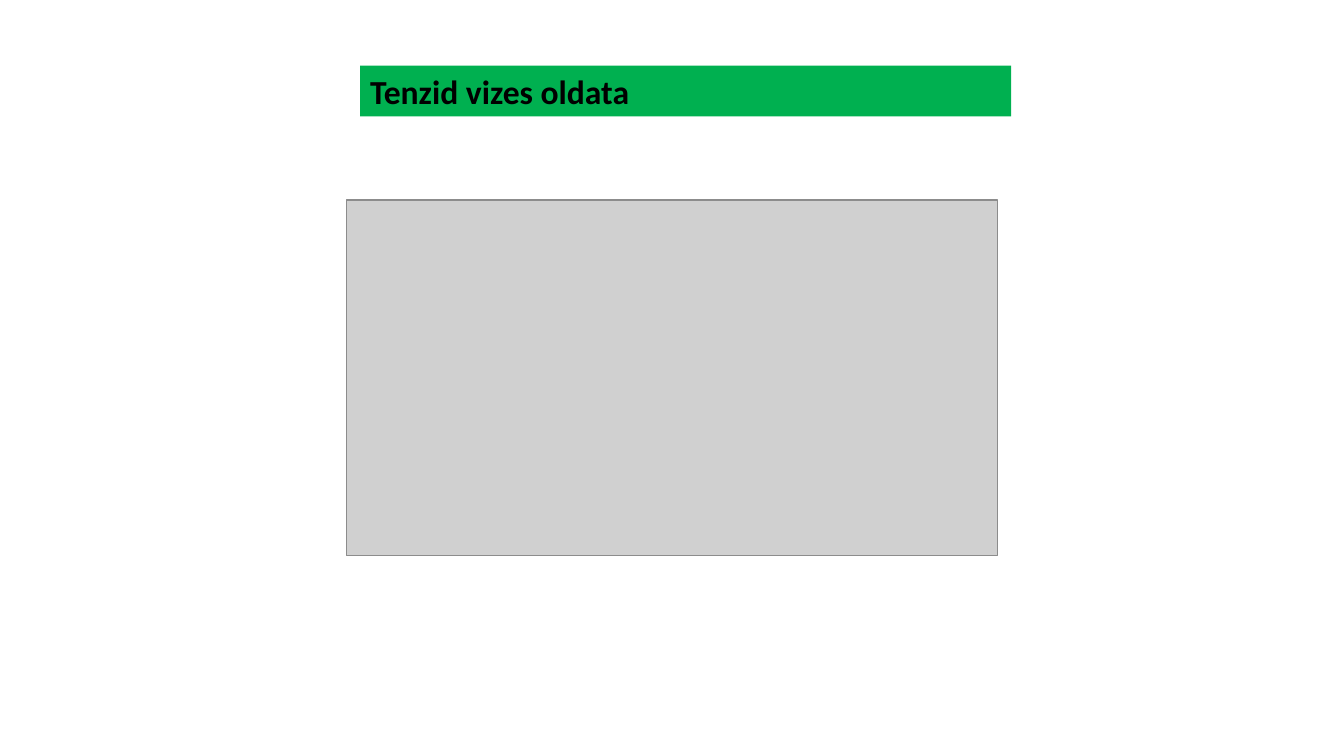
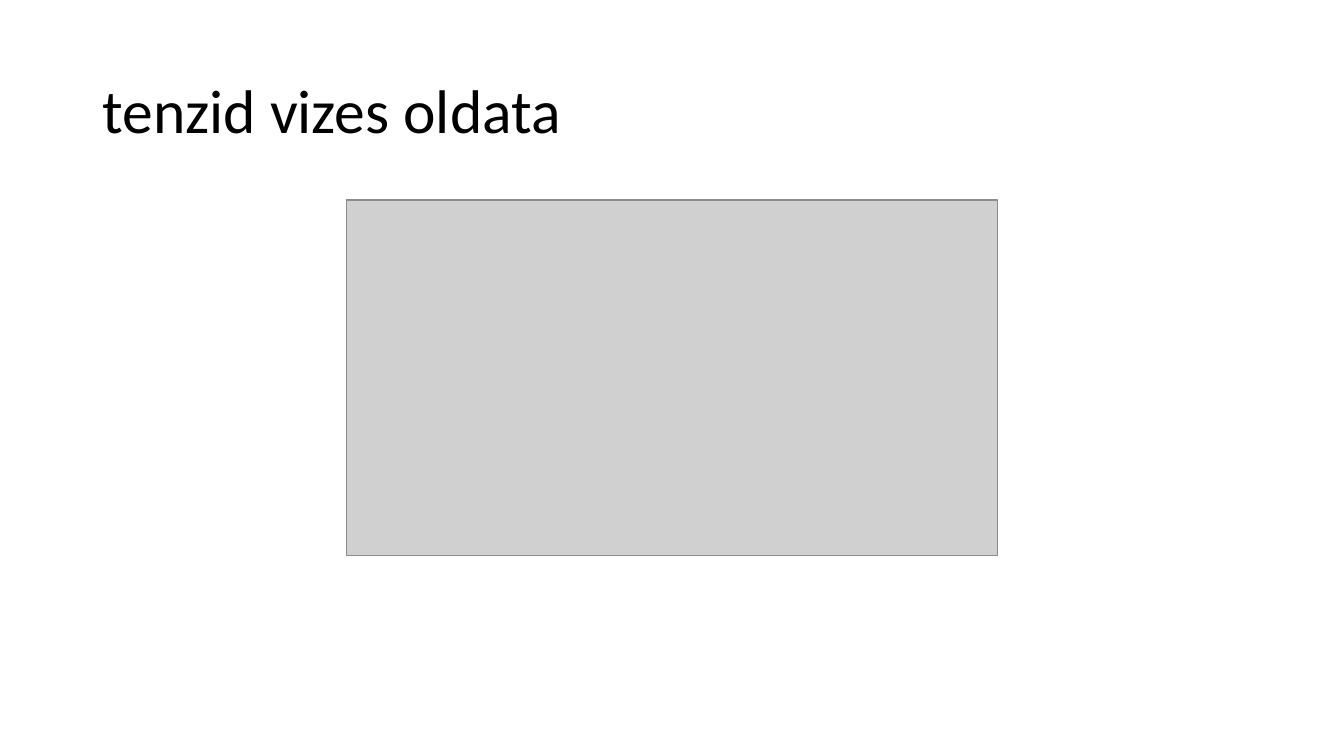
Before and after one commit to LilianaBohus/chemistry-presenations, a slide deck: slide 21 of formulations-and-surfactants.pptx (slide 20 before the commit). Drawn at 1344x756 pixels with LibreOffice and Linux fonts; fonts in the diff are those of the drawing; grey boxes stand for pictures. Boxes give left, top, right and bottom in pixels: in the first picture for what was removed or moved away, otherwise in the second. Text is boxed around its words. In the diff, an @@ line names an element or a change of style, - is before the commit and + after.

```diff
--- a/formulations-and-surfactants.pptx
+++ b/formulations-and-surfactants.pptx
@@ title "tenzid vizes oldata": place and size @@
-title "tenzid vizes oldata" at (360,66,1011,116)
+title "tenzid vizes oldata" at (102,90,560,134)
@@ title "tenzid vizes oldata" at (102,90,560,134): vertical alignment top to middle; fill #00B050 to none @@
@@ title at (102,90,560,134): text changed; size 24 to 44 pt; bold off @@
-Tenzid vizes oldata
+tenzid vizes oldata
```
Also in this commit, not shown: 9 other slides changed, 1 slide added.
